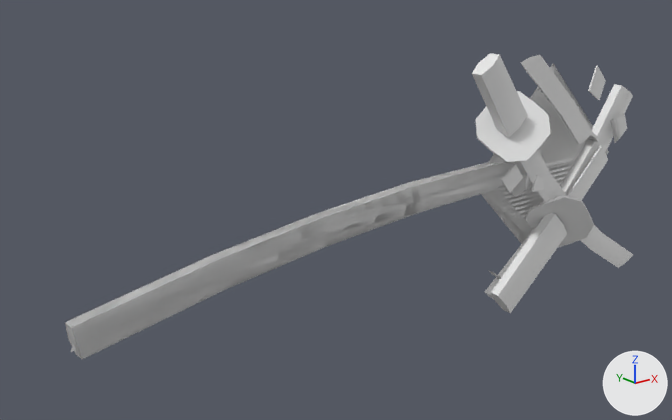
An edit to the OBJ model src/main/resources/assets/blade_tetra/model/modular/alpha9/nodachi_spirit_guard_stable.obj, drawn before and after from the same camera.
Camera for both pictures: a 50 mm camera at (-493.0, -389.0, 161.0) aimed at (-166.0, 20.0, -3.0). Lighting does not change. The marker at lower right points along +X, +Y and +Z. The older version comes first. Where no turn or scale is listed for an object, it has been applied to the vertices. Vertices at exactly the same position are counted once.

Names of what the first picture shows: 'blade', 'effect', 'item_blade', 'item_damaged' and 1 more.
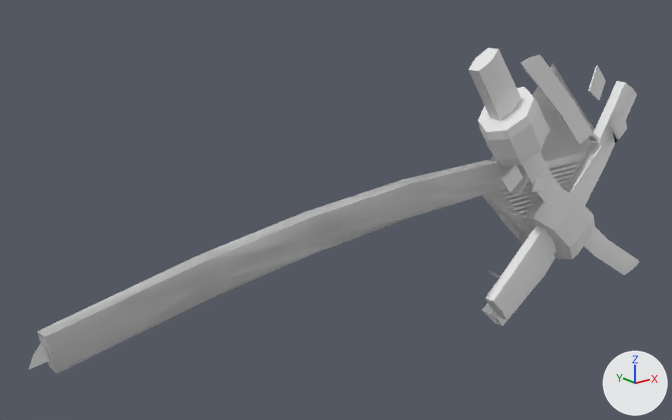
The edits, one by one:
me_blade is used by ob_blade; location (0.0, 0.0, 0.0).
me_blade had 83 vertices, 139 faces and spanned x -342.0..48.0, y -15.0..15.0, z -34.0..19.0.
me_blade now has 249 vertices, 475 faces and spans x -362.0..54.0, y -16.0..16.0, z -36.0..20.0.
me_blade part 1: the loose piece of 18 vertices spanning x -35.0..48.0, y -4.0..4.0, z -4.0..10.0 is copied, and the copy is scaled about its middle by (1.07, 1.08, 1.08), then moved by (3.0, 0.0, 0.0); it spans x -35.0..54.0, y -5.0..5.0, z -5.0..11.0.
me_blade part 2: 2 vertices moved within x -35.0, y -4.0..4.0, z 4.0; 66 vertices removed from x -342.0..48.0, y -15.0..15.0, z -34.0..19.0; 214 vertices added at x -362.0..-34.0, y -16.0..16.0, z -36.0..20.0.
me_effect is used by ob_effect; location (0.0, 0.0, 0.0).
me_effect had 72 vertices, 132 faces and spanned x -342.0..-35.0, y -6.0..6.0, z -37.0..12.0.
me_effect now has 72 vertices, 132 faces and spans x -355.0..-35.0, y -8.0..8.0, z -40.0..13.0.
me_effect part 3: the whole mesh is multiplied about its middle by the matrix ((1.043, 0.0, -0.01), (0.0, 1.163, 0.0), (-0.01, 0.0, 1.162)), then moved by (-7.0, 0.0, -1.0).
me_item_blade is used by ob_item_blade; location (0.0, 0.0, 0.0).
me_item_blade had 143 vertices, 235 faces and spanned x -89.0..91.0, y -31.0..4.0, z -85.0..85.0.
me_item_blade now has 309 vertices, 571 faces and spans x -92.0..100.0, y -35.0..4.0, z -100.0..88.0.
me_item_blade part 4: the loose piece of 30 vertices spanning x -60.0..78.0, y -13.0..-3.0, z -84.0..51.0 is rebuilt with 30 vertices and now spans x -60.0..83.0, y -12.0..0.0, z -100.0..52.0.
me_item_blade part 5: 36 vertices moved from x -89.0..91.0, y -22.0..-10.0, z -85.0..85.0 to x -92.0..100.0, y -22.0..-9.0, z -94.0..88.0; 24 vertices removed from x -77.0..-32.0, y -31.0..0.0, z 19.0..58.0; 190 vertices added at x -80.0..-29.0, y -35.0..3.0, z 15.0..62.0.
me_item_damaged is used by ob_item_damaged; location (0.0, 0.0, 0.0).
me_item_damaged had 145 vertices, 199 faces and spanned x -71.0..71.0, y -32.0..4.0, z -87.0..81.0.
me_item_damaged now has 311 vertices, 535 faces and spans x -71.0..71.0, y -35.0..4.0, z -91.0..81.0.
me_item_damaged part 6: the loose piece of 26 vertices spanning x -23.0..19.0, y -32.0..0.0, z -58.0..-12.0 is rebuilt with 192 vertices and now spans x -27.0..22.0, y -35.0..4.0, z -61.0..-9.0.
me_item_damaged part 7: 14 vertices moved from x -64.0..4.0, y -21.0..-11.0, z -87.0..-26.0 to x -68.0..4.0, y -21.0..-10.0, z -91.0..-25.0.
me_sheath is used by ob_sheath; location (0.0, 0.0, 0.0).
me_sheath had 72 vertices, 132 faces and spanned x -342.0..-35.0, y -6.0..6.0, z -37.0..12.0.
me_sheath now has 72 vertices, 132 faces and spans x -355.0..-35.0, y -8.0..8.0, z -40.0..13.0.
me_sheath part 8: the whole mesh is multiplied about its middle by the matrix ((1.043, 0.0, -0.01), (0.0, 1.163, 0.0), (-0.01, 0.0, 1.162)), then moved by (-7.0, 0.0, -1.0).

Boxes [x1, y1, x2, y2] around the edits, measured in the pictures (672 x 420 px; the box of a moved part takes in the faces that stretch with it):
'sheath', reshaped (not visible before): after [38, 160, 515, 374]
'item_damaged', reshaped: before [481, 55, 627, 313]; after [482, 55, 627, 320]
'item_blade', reshaped (7% wider, 13% taller): before [472, 53, 633, 299]; after [468, 48, 640, 326]
'blade', reshaped (mostly hidden): before [71, 156, 578, 352]; after [28, 152, 587, 370]
part 1 of me_blade, added (mostly hidden): after [545, 152, 587, 165]
part 2 of me_blade, built on (mostly hidden): before [71, 156, 578, 352]; after [28, 341, 50, 370]
part 3 of me_effect, moved or reshaped (not visible afterwards): before [65, 162, 514, 359]
part 4 of me_item_blade, rebuilt (14% taller): before [485, 84, 633, 299]; after [482, 81, 637, 326]
part 5 of me_item_blade, built on: before [472, 53, 633, 268]; after [468, 48, 640, 275]
part 6 of me_item_damaged, rebuilt (35% taller): before [526, 195, 594, 248]; after [524, 188, 595, 260]
part 7 of me_item_damaged, moved or reshaped: before [491, 213, 567, 313]; after [485, 226, 557, 320]
